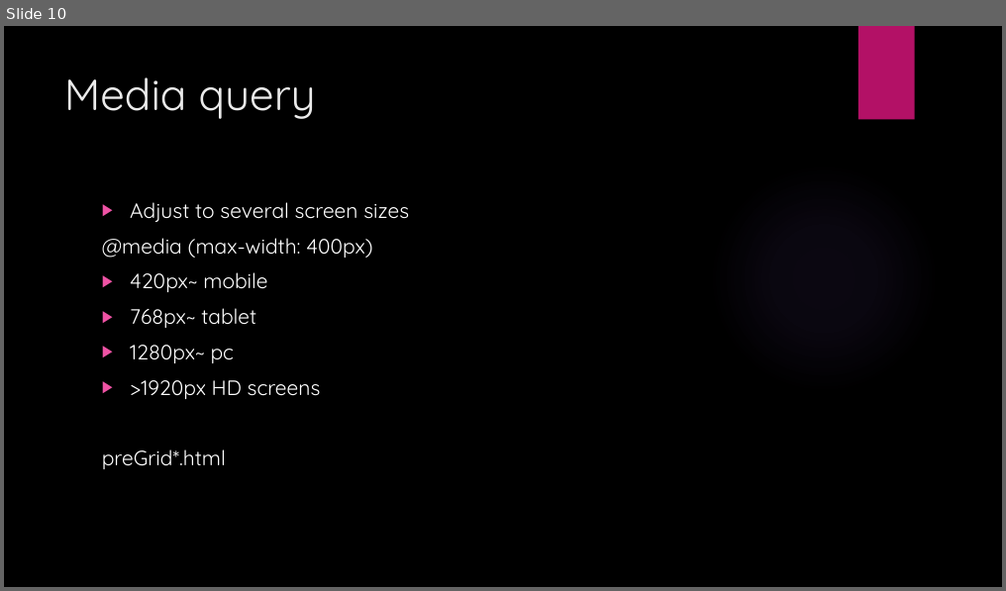
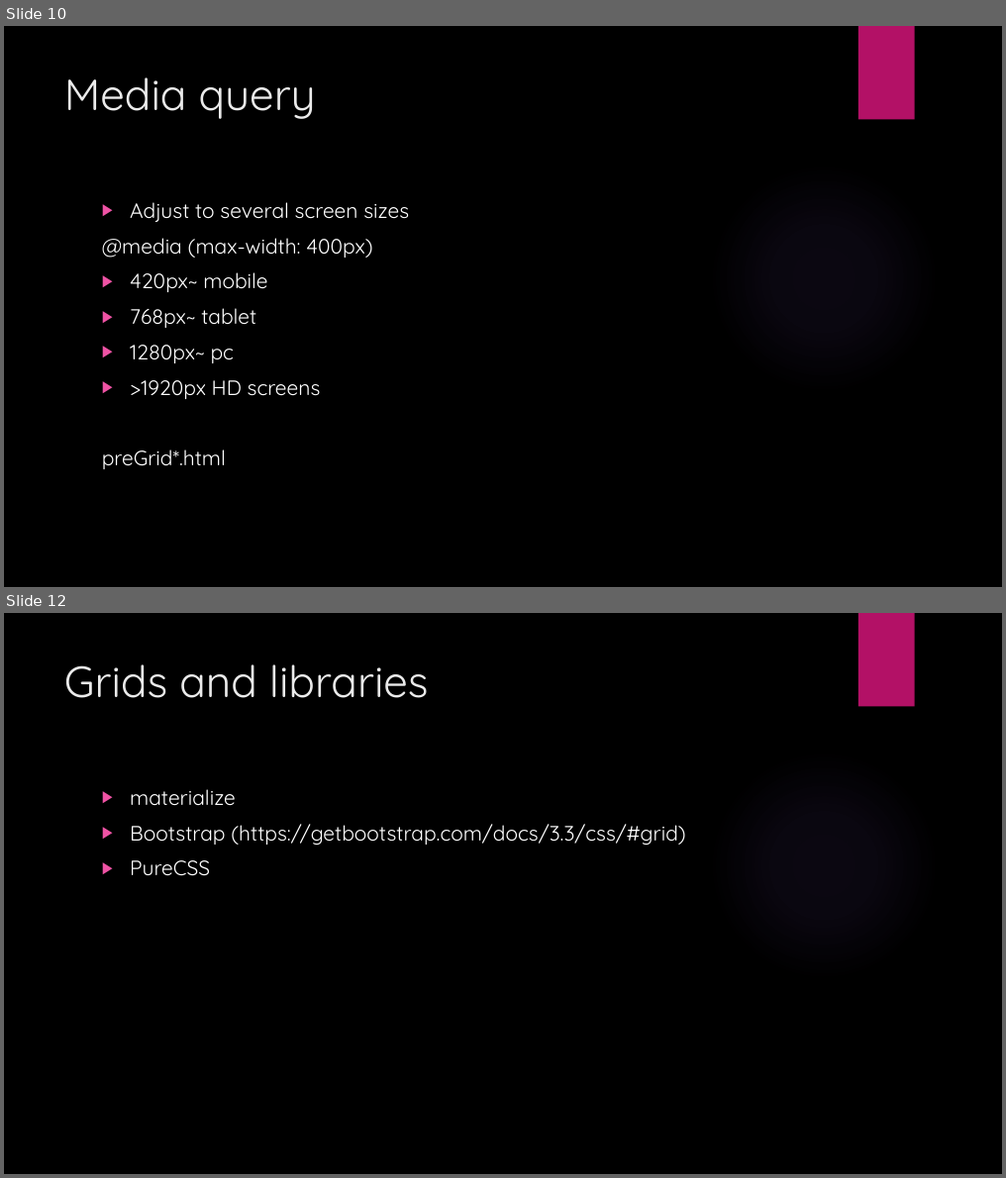
Before and after one commit to talyaron/HTML-CSS-JS, a slide deck: HTML/Responsive/responsive.pptx. Shown one above the other, each under a label of ours: slide 10 before the commit, slides 10 and 12 after it; the slides between them are not shown. The pictures are 1006x591 and 1006x1178 pixels, drawn with LibreOffice and Linux fonts; fonts in the diff are those of the drawing; background and template pictures are left out. Boxes give left, top, right and bottom in pixels: in the first picture for what was removed or moved away, otherwise in the second. Text is boxed around its words. In the diff, an @@ line names an element or a change of style, - is before the commit and + after.

```diff
--- a/HTML/Responsive/responsive.pptx
+++ b/HTML/Responsive/responsive.pptx
@@ slide 12 added at <box>4,613,1002,1174</box>, background picture (left out); not listed: 2 template elements that a slide beside it also shows @@
@@ title added at <box>64,664,429,698</box>, 42 pt, text #EBEBEB @@
+Grids and libraries
@@ text added at <box>130,789,686,876</box>, 20 pt, text #FFFFFF @@
+▶ materialize
+▶ Bootstrap (https://getbootstrap.com/docs/3.3/css/#grid)
+▶ PureCSS
```
Also in this commit, not shown: 1 slide changed, 1 other file.
